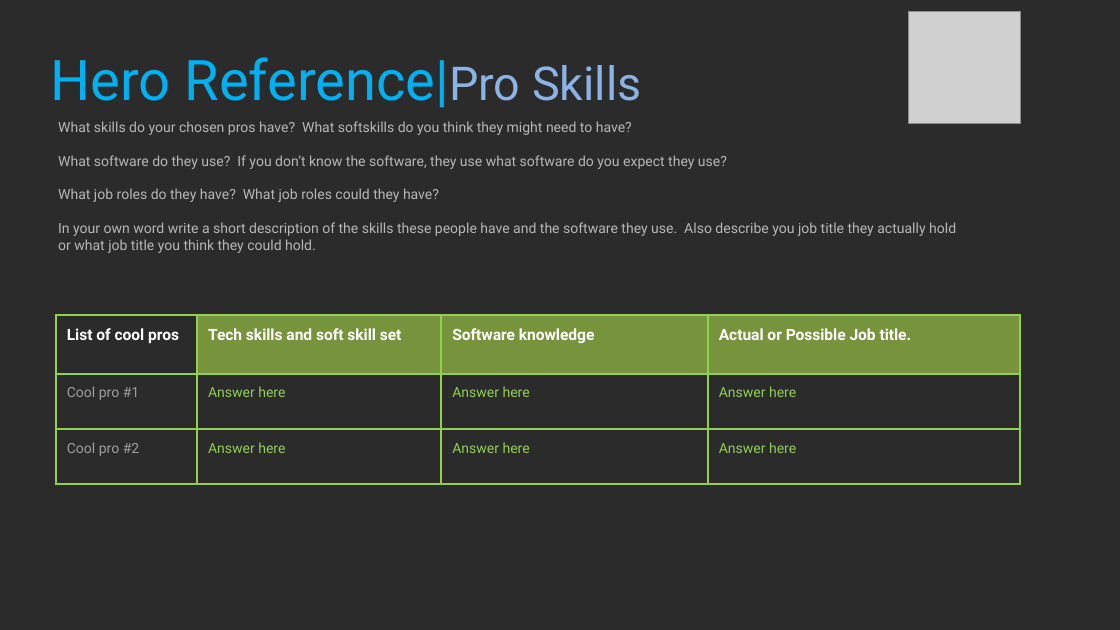
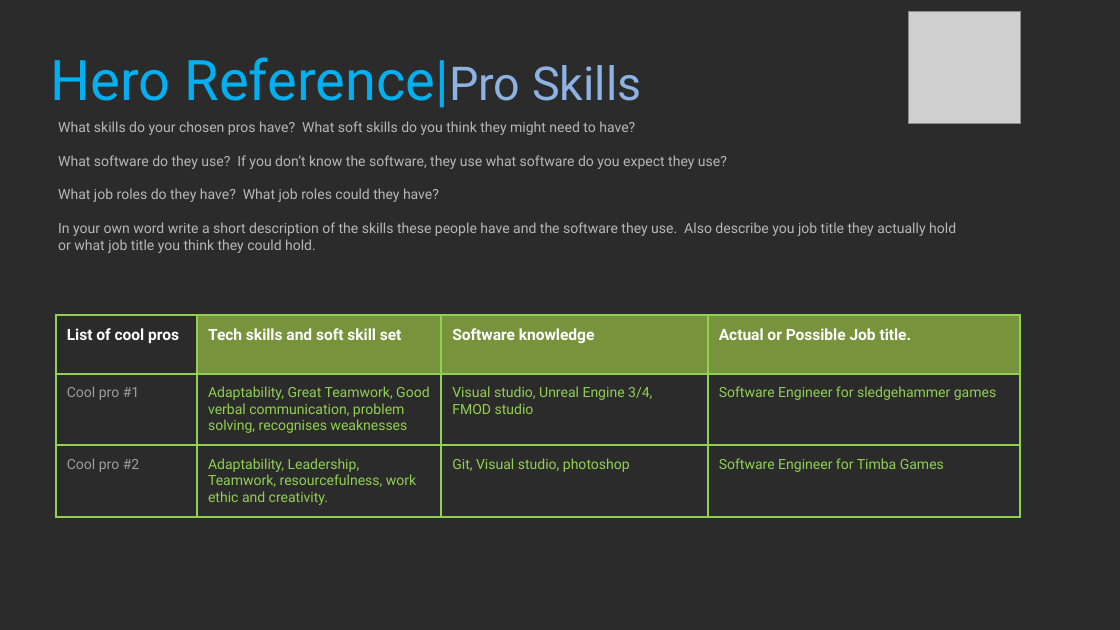
Before and after one commit to BenMate/ProfStudy1, a slide deck: slide 13 of 2021_Professional_Studies_1_YourName.pptx. Drawn at 1120x630 pixels with LibreOffice and Linux fonts; fonts in the diff are those of the drawing; grey boxes stand for pictures; background and template pictures are left out; a plain dark background stands for a picture behind light text. Boxes give left, top, right and bottom in pixels: in the first picture for what was removed or moved away, otherwise in the second. Text is boxed around its words. In the diff, an @@ line names an element or a change of style, - is before the commit and + after.

```diff
--- a/2021_Professional_Studies_1_YourName.pptx
+++ b/2021_Professional_Studies_1_YourName.pptx
@@ text at (58,121,635,135): spaces changed @@
-What skills do your chosen pros have? What softskills do you think they might need to have?
+What skills do your chosen pros have? What soft skills do you think they might need to have?
@@ table at (56,315,1020,536) @@
-row 2: Cool pro #1 | Answer here | Answer here | Answer here
+row 2: Cool pro #1 | Adaptability, Great Teamwork, Good verbal communication, problem solving, recognises weaknesses | Visual studio, Unreal Engine 3/4, / FMOD studio | Software Engineer for sledgehammer games
-row 3: Cool pro #2 | Answer here | Answer here | Answer here
+row 3: Cool pro #2 | Adaptability, Leadership, Teamwork, resourcefulness, work ethic and creativity. | Git, Visual studio, photoshop | Software Engineer for Timba Games
```
Also in this commit, not shown: 26 other slides changed, 6 other files.
